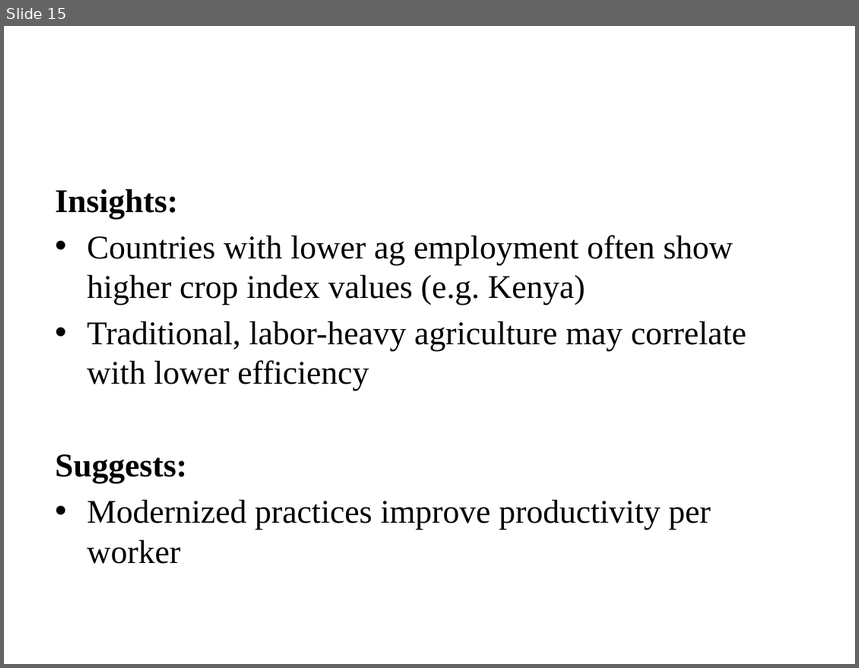
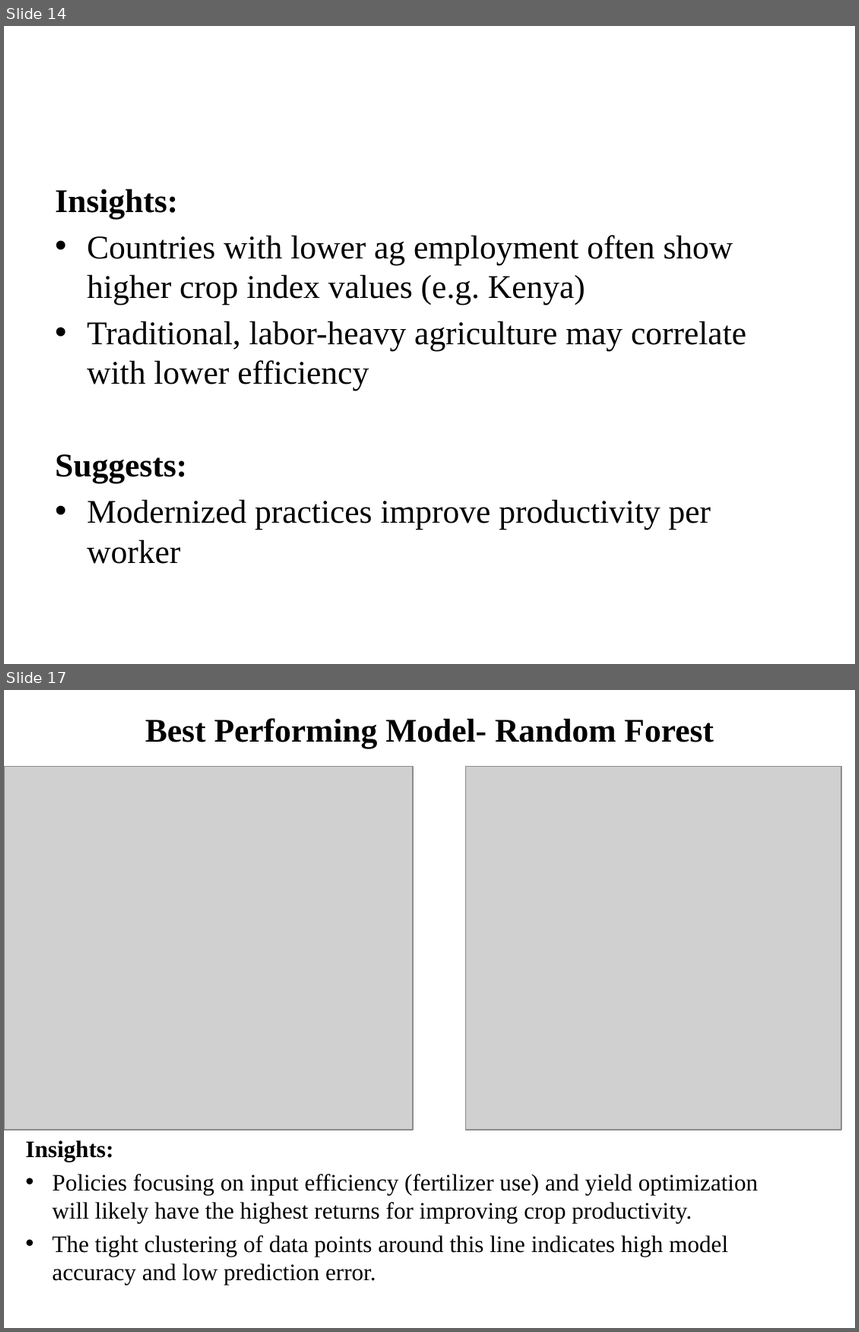
Before and after one commit to Rodgerdev/east-africa-fertilizer-project, a slide deck: East_Africa_Fertilizer_Presentation.pptx. Shown one above the other, each under a label of ours: slide 15 before the commit, slides 14 and 17 after it; the slides between them are not shown. The pictures are 859x668 and 859x1332 pixels, drawn with LibreOffice and Linux fonts; fonts in the diff are those of the drawing; grey boxes stand for pictures; background and template pictures are left out. Boxes give left, top, right and bottom in pixels: in the first picture for what was removed or moved away, otherwise in the second. Text is boxed around its words. In the diff, an @@ line names an element or a change of style, - is before the commit and + after.

```diff
--- a/East_Africa_Fertilizer_Presentation.pptx
+++ b/East_Africa_Fertilizer_Presentation.pptx
@@ slide 17 added at (4, 690, 855, 1328), background picture (left out) @@
@@ title added at (145, 718, 714, 749), 28 pt, text #000000, bold @@
+Best Performing Model- Random Forest
@@ picture added at (4, 767, 413, 1130) @@
@@ picture added at (465, 767, 842, 1130) @@
@@ text added at (25, 1141, 758, 1285), 20 pt, text #000000 @@
+Insights:
+• Policies focusing on input efficiency (fertilizer use) and yield optimization will likely have the highest returns for improving crop productivity.
+• The tight clustering of data points around this line indicates high model accuracy and low prediction error.
@@ what was slide 15 is now slide 14 @@
```
Also in this commit, not shown: 7 slides changed, 6 other slides added, 2 slides removed.
